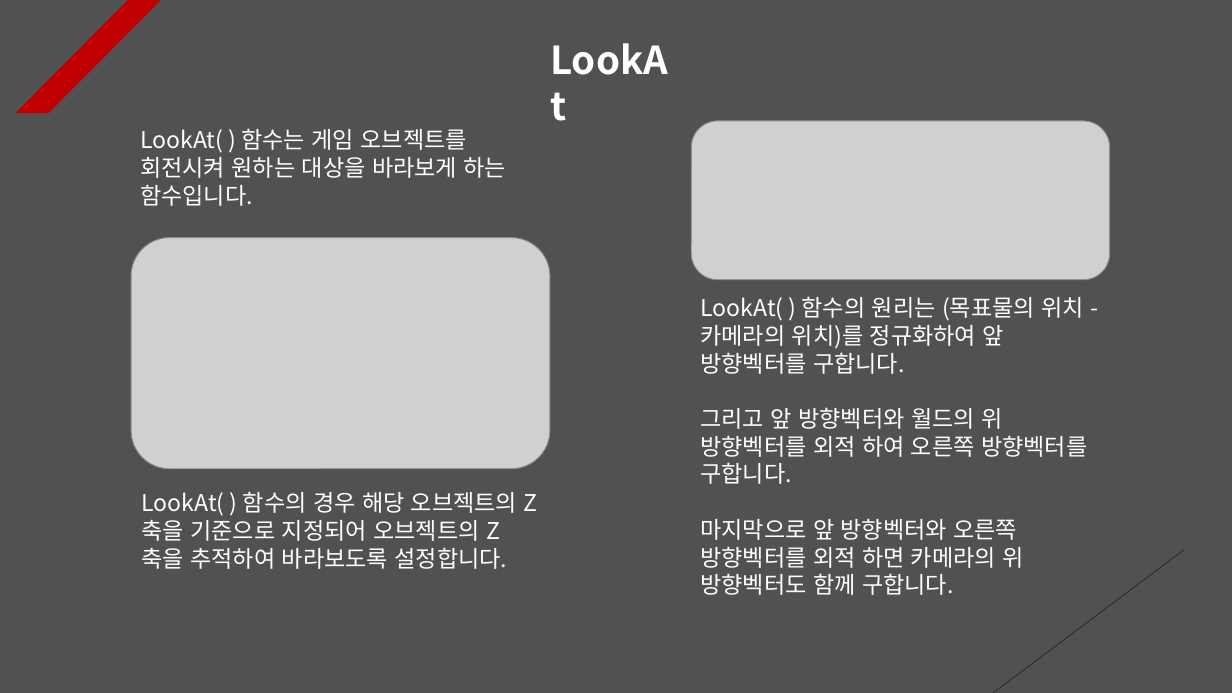
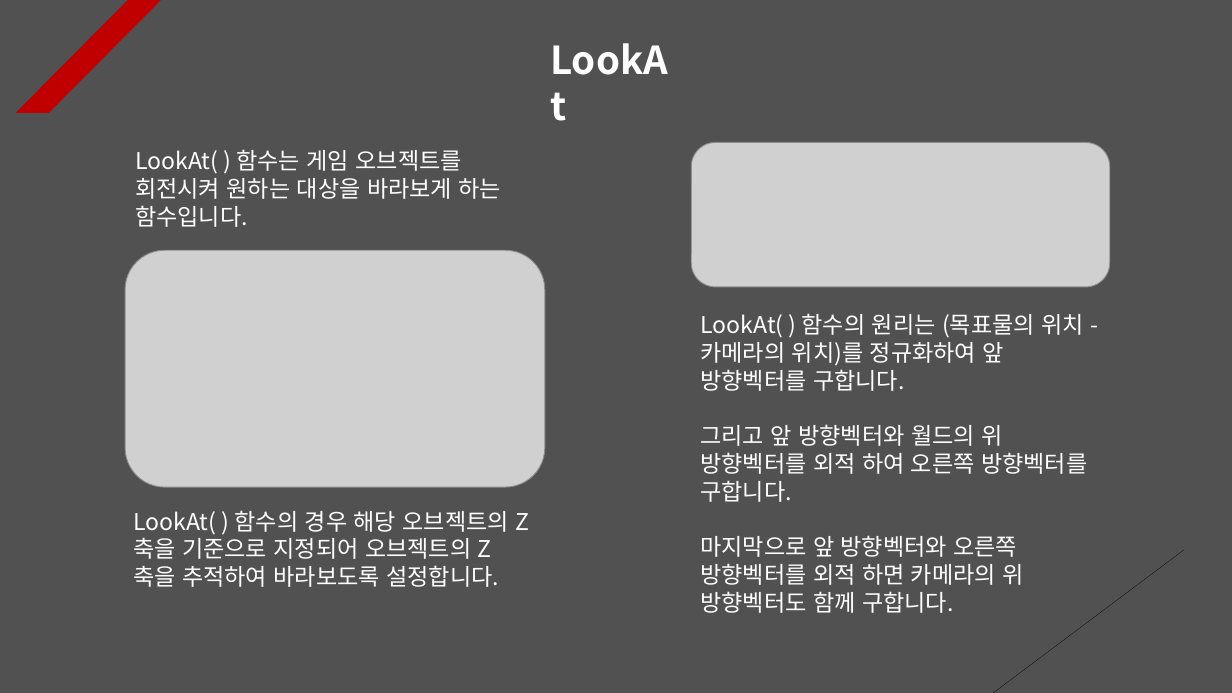
Before and after one commit to Unity2033/3D-UnityEngine, a slide deck: slide 6 of Assets/Class/Rotation/PPT Data/Rotation Example.pptx. Drawn at 1232x693 pixels with LibreOffice and Linux fonts; fonts in the diff are those of the drawing; grey boxes stand for pictures. Boxes give left, top, right and bottom in pixels: in the first picture for what was removed or moved away, otherwise in the second. Text is boxed around its words. In the diff, an @@ line names an element or a change of style, - is before the commit and + after.

```diff
--- a/Assets/Class/Rotation/PPT Data/Rotation Example.pptx
+++ b/Assets/Class/Rotation/PPT Data/Rotation Example.pptx
@@ text "LookAt( ) 함수는 게임 오브젝트를 ..." moved from (x1=140, y1=128, x2=506, y2=206) to (x1=135, y1=149, x2=502, y2=227) @@
@@ picture resized from (x1=691, y1=121, x2=1110, y2=280) to (x1=691, y1=142, x2=1110, y2=287) @@
@@ picture resized from (x1=131, y1=238, x2=550, y2=469) to (x1=125, y1=250, x2=544, y2=487) @@
@@ text "LookAt( ) 함수의 원리는 (목표물의 ..." moved from (x1=700, y1=296, x2=1087, y2=595) to (x1=700, y1=313, x2=1087, y2=613) @@
@@ text "LookAt( ) 함수의 경우 해당 ..." moved from (x1=141, y1=491, x2=538, y2=569) to (x1=133, y1=510, x2=529, y2=587) @@
```
Also in this commit, not shown: 5 other slides changed, 40 other files.
